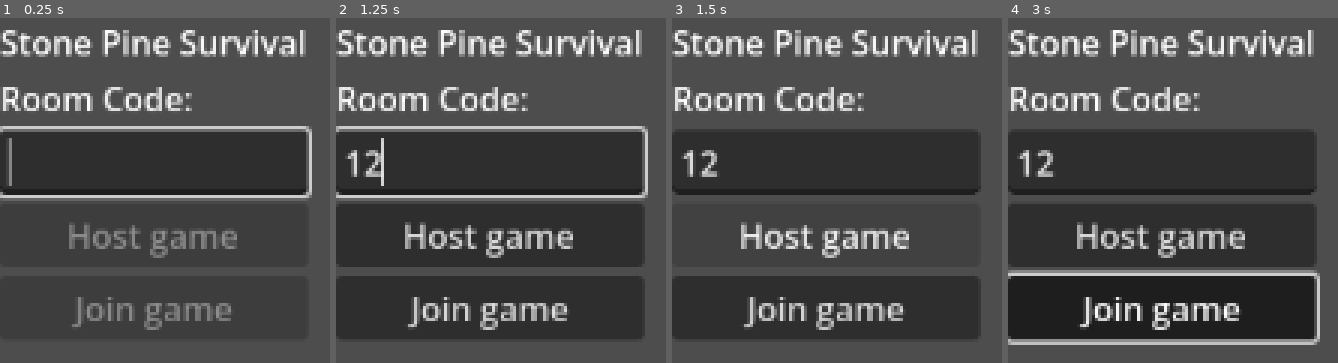
Above: before the commit, frames 1-4 (left to right).
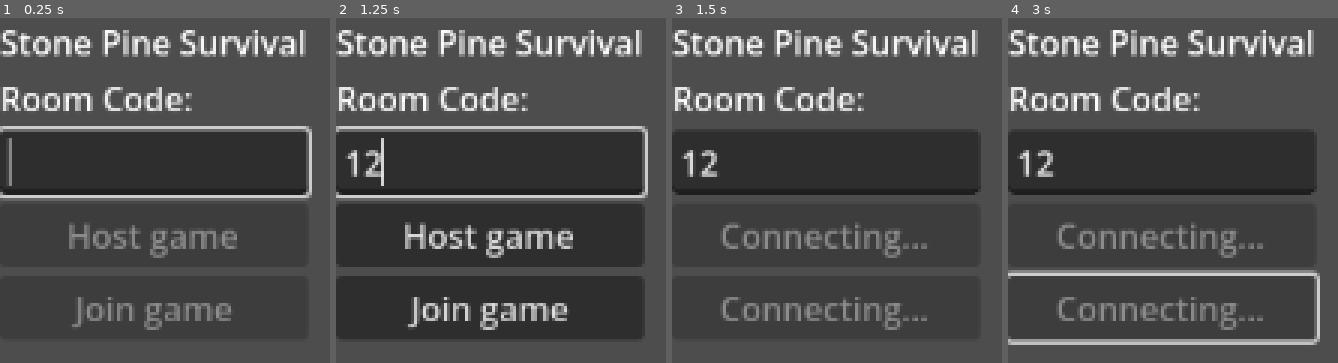
Above: after the commit, the same moments.

Repository: orcakt/gamejam-feb-2026
Game: Godot game, scene res://ui/main/main_menu.tscn
The game is run twice, just before and just after one commit, with the same random seed, the same clock (stepped at 60 frames per second) and the same inputs.
Inputs (mouse positions are in pixels of both pictures, inside the frame that each line leads up to):
- Up to frame 1 (0.25 s): no input
- Up to frame 2 (1.25 s): click (491, 162) at 0.52 s; type "12" at 0.6 s
- Up to frame 3 (1.5 s): click "Host game" at 1.25 s
- Up to frame 4 (3 s): click (1163, 307) at 2 s, where only the run before the commit has a clickable "Join game"; hold Right (ui_right) from 2.78 s (still down); hold E (interact) from 2.78 s (still down)

Frames 1-2 are identical in both runs. In frame 3, 5.3% of the frame differs, in the area x 14-78%, y 59-91%; in frame 4, 19%, in the area x 0-93%, y 59-94%.

Commit message:
re-enabling gmap

Diff:
--- a/stone-pine-survival/project.godot
+++ b/stone-pine-survival/project.godot
@@ -24,6 +24,11 @@
 NetworkManager="*res://systems/multiplayer/multiplayer_manager.tscn"
 SpatialSense="*res://systems/sound/spatial_sense.gd"
 ScreenReader="*res://systems/accessibility/screen_reader.gd"
+GM="*uid://wc03ne58onqi"
+
+[editor_plugins]
+
+enabled=PackedStringArray("res://addons/gmap_hotkeys/plugin.cfg")
 
 [file_customization]
 
